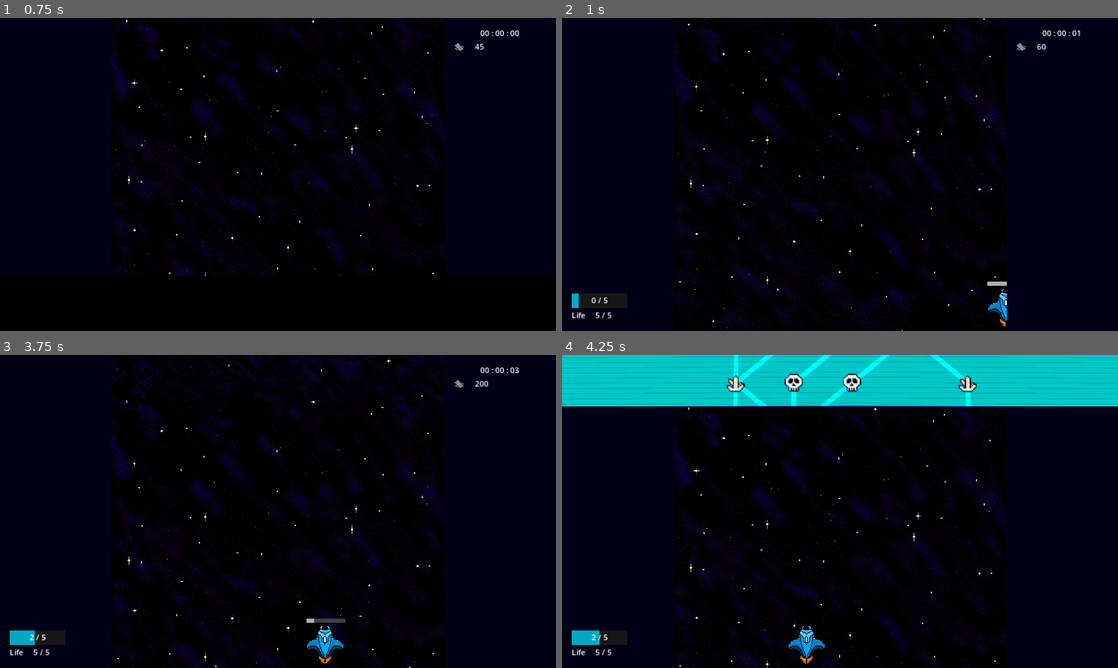
Above: before the commit, frames 1-4 (two rows, left to right).
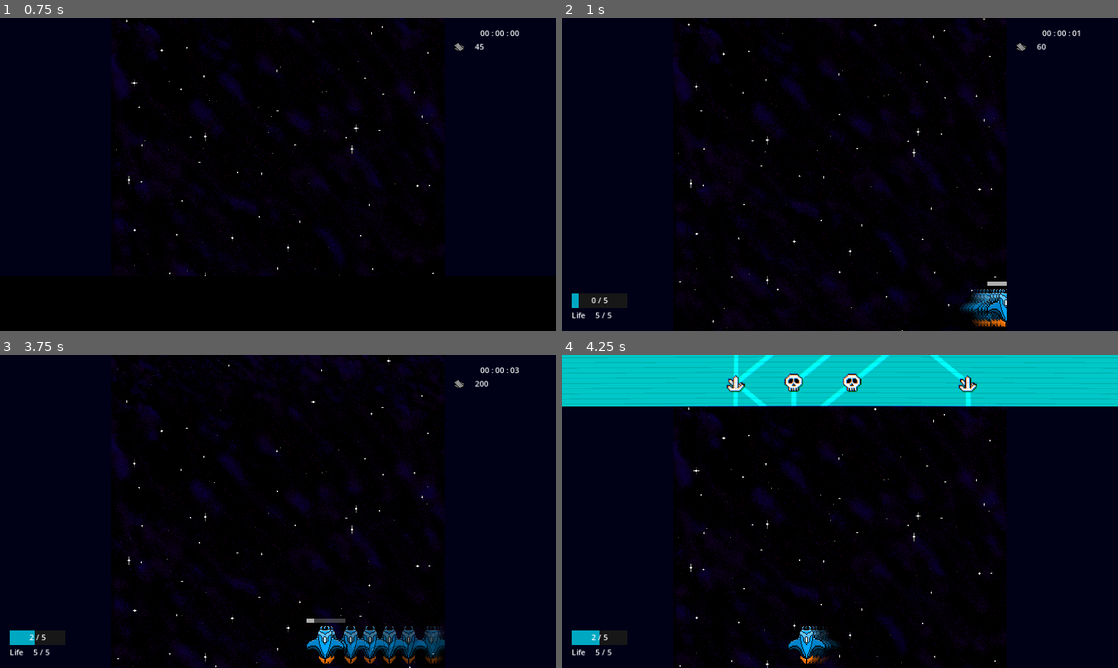
Above: after the commit, the same moments.

Repository: KHmamoune/Re-Invaded
Game: Godot game, scene res://Scenes/game.tscn
Same seed, same stepped clock (60 frames per second), same inputs: the game is played once before the commit and once after it. This scene is started directly instead of the project's main scene.
Inputs:
- Up to frame 1 (0.75 s): hold Right (move_right) from 0.53 s (still down); tap Shift (dash) at 0.6 s
- Up to frame 2 (1 s): keep holding Right (move_right); tap Z (shoot1) at 0.8 s
- Up to frame 3 (3.75 s): release Right (move_right) at 1.28 s; hold Down (move_down) 1.28-2.03 s; tap Z (shoot1) at 1.35 s; tap X (shoot2) at 1.55, 2.1 s; hold Right (move_right) 2.03-2.78 s; tap Space (shuffle) at 2.3, 2.85 s; hold Up (move_up) 2.78-3.53 s; tap Shift (dash) at 3.05, 3.6 s; hold Left (move_left) from 3.53 s (still down)
- Up to frame 4 (4.25 s): keep holding Left (move_left); tap Z (shoot1) at 3.8 s; tap Tab (show_map) at 4.15 s

Frame 1 is identical in both runs. In frame 2, 0.5% of the frame differs, in the area x 71-80%, y 86-99%; in frame 3, 1.3%, in the area x 55-80%, y 86-99%; in frame 4, 0.2%.
Error after the commit: Invalid access to property or key 'timeoutzzz' on a base object of type 'SceneTreeTimer'. (res://Scenes/player.gd:213)

Commit message:
added afterimages and an enemy death effect

Diff:
--- a/Scenes/Enemy.gd
+++ b/Scenes/Enemy.gd
@@ -7,6 +7,7 @@
 var is_dead: bool = false
 var scrap: int
 var status_effects: Dictionary = {}
+var color: Color = Color.WHITE
 
 
 @onready var drone: PackedScene = preload("res://Scenes/drone.tscn")
@@ -58,9 +59,18 @@
 
 	if hp <= 0 and !is_dead:
 		is_dead = true
+		play_death_effect()
 		$Hurtbox.set_deferred("disabled", true)
 		dead.emit(scrap)
 		queue_free()
+
+
+func play_death_effect():
+	var death_effect: Node = preload("res://Scenes/death_effect.tscn").instantiate()
+	death_effect.get_node("CPUParticles2D").color = color
+	death_effect.global_position = global_position
+	get_parent().add_child(death_effect)
+	death_effect.get_node("CPUParticles2D").emitting = true
 
 
 func hit_flash() -> void:
--- a/Scenes/Radar.gd
+++ b/Scenes/Radar.gd
@@ -8,6 +8,7 @@
 
 
 func _ready() -> void:
+	color = Color.DARK_BLUE
 	hp = 200
 	scrap = 200
 	$hp.text = str(hp)
--- /dev/null
+++ b/Scenes/after_image.gd
@@ -0,0 +1,7 @@
+extends Node2D
+
+
+func _ready() -> void:
+	var t: Tween = create_tween()
+	t.tween_property($Sprite2D, "modulate:a", 0, 0.2)
+	t.tween_callback(Callable(queue_free))
--- /dev/null
+++ b/Scenes/after_image.tscn
@@ -0,0 +1,8 @@
+[gd_scene load_steps=2 format=3 uid="uid://b3njxdag76lio"]
+
+[ext_resource type="Script" path="res://Scenes/after_image.gd" id="1_xhgej"]
+
+[node name="AfterImage" type="Node2D"]
+script = ExtResource("1_xhgej")
+
+[node name="Sprite2D" type="Sprite2D" parent="."]
--- a/Scenes/bomb.gd
+++ b/Scenes/bomb.gd
@@ -11,6 +11,9 @@
 func _ready() -> void:
 	$Timer.wait_time = time
 	$Timer.start()
+
+	if after_image_interval > 0:
+		play_after_image()
 
 	if target != null:
 		rotation_degrees = aim()
--- a/Scenes/bomb.tscn
+++ b/Scenes/bomb.tscn
@@ -74,6 +74,8 @@
 
 [node name="Timer" type="Timer" parent="."]
 
+[node name="AfterImageTimer" type="Timer" parent="."]
+
 [node name="Animations" type="AnimationPlayer" parent="."]
 libraries = {
 "": SubResource("AnimationLibrary_pj3k1")
@@ -81,3 +83,4 @@
 
 [connection signal="area_entered" from="." to="." method="_on_area_entered"]
 [connection signal="timeout" from="Timer" to="." method="_on_timer_timeout"]
+[connection signal="timeout" from="AfterImageTimer" to="." method="_on_after_image_timer_timeout"]
--- a/Scenes/bullet.gd
+++ b/Scenes/bullet.gd
@@ -9,6 +9,9 @@
 	$Hitbox.scale = hitbox_size
 	$Sprite2D.hframes = frames
 	$Sprite2D.texture = sprite
+
+	if after_image_interval > 0:
+		play_after_image()
 
 	if frames > 1:
 		var tween: Tween = create_tween()
--- a/Scenes/bullet.tscn
+++ b/Scenes/bullet.tscn
@@ -21,4 +21,7 @@
 scale = Vector2(0.3, 0.175)
 shape = SubResource("CapsuleShape2D_85s17")
 
+[node name="AfterImageTimer" type="Timer" parent="."]
+
 [connection signal="area_entered" from="." to="." method="_on_area_entered"]
+[connection signal="timeout" from="AfterImageTimer" to="." method="_on_after_image_timer_timeout"]
--- /dev/null
+++ b/Scenes/death_effect.gd
@@ -0,0 +1,5 @@
+extends Node2D
+
+
+func _on_cpu_particles_2d_finished() -> void:
+	queue_free()
--- /dev/null
+++ b/Scenes/death_effect.tscn
@@ -0,0 +1,26 @@
+[gd_scene load_steps=3 format=3 uid="uid://b5j61sn5ccfrv"]
+
+[ext_resource type="Script" path="res://Scenes/death_effect.gd" id="1_p06qp"]
+
+[sub_resource type="Curve" id="Curve_stdee"]
+_data = [Vector2(0, 1), 0.0, 0.0, 0, 0, Vector2(1, 0), 0.0, 0.0, 0, 0]
+point_count = 2
+
+[node name="DeathEffect" type="Node2D"]
+script = ExtResource("1_p06qp")
+
+[node name="CPUParticles2D" type="CPUParticles2D" parent="."]
+emitting = false
+amount = 50
+one_shot = true
+explosiveness = 0.9
+randomness = 0.5
+spread = 180.0
+gravity = Vector2(0, 0)
+initial_velocity_min = 100.0
+initial_velocity_max = 150.0
+scale_amount_min = 5.0
+scale_amount_max = 8.0
+scale_amount_curve = SubResource("Curve_stdee")
+
+[connection signal="finished" from="CPUParticles2D" to="." method="_on_cpu_particles_2d_finished"]
--- a/Scenes/drone.gd
+++ b/Scenes/drone.gd
@@ -11,6 +11,9 @@
 	$Sprite2D.texture = sprite
 
 	$Timer.start(time)
+
+	if after_image_interval > 0:
+		play_after_image()
 
 	if target != null:
 		rotation_degrees = aim()
--- a/Scenes/drone.tscn
+++ b/Scenes/drone.tscn
@@ -69,6 +69,8 @@
 
 [node name="Timer" type="Timer" parent="."]
 
+[node name="AfterImageTimer" type="Timer" parent="."]
+
 [node name="Animations" type="AnimationPlayer" parent="."]
 libraries = {
 "": SubResource("AnimationLibrary_pj3k1")
@@ -76,3 +78,4 @@
 
 [connection signal="area_entered" from="." to="." method="_on_area_entered"]
 [connection signal="timeout" from="Timer" to="." method="_on_timer_timeout"]
+[connection signal="timeout" from="AfterImageTimer" to="." method="_on_after_image_timer_timeout"]
--- a/Scenes/hex_shooter.gd
+++ b/Scenes/hex_shooter.gd
@@ -10,6 +10,7 @@
 
 
 func _ready() -> void:
+	color = Color.DIM_GRAY
 	area_entered.connect(_on_area_entered)
 	scrap = 20
 	hp = 50
--- a/Scenes/main_menu.tscn
+++ b/Scenes/main_menu.tscn
@@ -15,14 +15,14 @@
 shader = ExtResource("2_gft25")
 shader_parameter/speed = 0.1
 
+[sub_resource type="StyleBoxFlat" id="StyleBoxFlat_hpm3u"]
+bg_color = Color(0.6, 0.6, 0.6, 0)
+
+[sub_resource type="StyleBoxEmpty" id="StyleBoxEmpty_ail3y"]
+
+[sub_resource type="StyleBoxEmpty" id="StyleBoxEmpty_fd7lp"]
+
 [sub_resource type="StyleBoxFlat" id="StyleBoxFlat_j3lw3"]
-bg_color = Color(0.6, 0.6, 0.6, 0)
-
-[sub_resource type="StyleBoxEmpty" id="StyleBoxEmpty_ail3y"]
-
-[sub_resource type="StyleBoxEmpty" id="StyleBoxEmpty_fd7lp"]
-
-[sub_resource type="StyleBoxFlat" id="StyleBoxFlat_hpm3u"]
 bg_color = Color(0.6, 0.6, 0.6, 0)
 
 [sub_resource type="Animation" id="Animation_ncvel"]
@@ -140,10 +140,10 @@
 focus_neighbor_top = NodePath("../Quit")
 focus_neighbor_right = NodePath("../Options")
 focus_neighbor_bottom = NodePath("../Options")
-theme_override_styles/normal = SubResource("StyleBoxFlat_j3lw3")
-theme_override_styles/hover = SubResource("StyleBoxEmpty_ail3y")
-theme_override_styles/pressed = SubResource("StyleBoxEmpty_fd7lp")
-theme_override_styles/focus = SubResource("StyleBoxFlat_hpm3u")
+theme_override_styles/focus = SubResource("StyleBoxFlat_hpm3u")
+theme_override_styles/hover = SubResource("StyleBoxEmpty_ail3y")
+theme_override_styles/pressed = SubResource("StyleBoxEmpty_fd7lp")
+theme_override_styles/normal = SubResource("StyleBoxFlat_j3lw3")
 button_mask = 0
 text = "Start Game"
 
@@ -154,10 +154,10 @@
 focus_neighbor_top = NodePath("../Play")
 focus_neighbor_right = NodePath("../Extras")
 focus_neighbor_bottom = NodePath("../Extras")
-theme_override_styles/normal = SubResource("StyleBoxFlat_j3lw3")
-theme_override_styles/hover = SubResource("StyleBoxEmpty_ail3y")
-theme_override_styles/pressed = SubResource("StyleBoxEmpty_fd7lp")
-theme_override_styles/focus = SubResource("StyleBoxFlat_hpm3u")
+theme_override_styles/focus = SubResource("StyleBoxFlat_hpm3u")
+theme_override_styles/hover = SubResource("StyleBoxEmpty_ail3y")
+theme_override_styles/pressed = SubResource("StyleBoxEmpty_fd7lp")
+theme_override_styles/normal = SubResource("StyleBoxFlat_j3lw3")
 button_mask = 0
 text = "Options"
 
@@ -168,10 +168,10 @@
 focus_neighbor_top = NodePath("../Options")
 focus_neighbor_right = NodePath("../Quit")
 focus_neighbor_bottom = NodePath("../Quit")
-theme_override_styles/normal = SubResource("StyleBoxFlat_j3lw3")
-theme_override_styles/hover = SubResource("StyleBoxEmpty_ail3y")
-theme_override_styles/pressed = SubResource("StyleBoxEmpty_fd7lp")
-theme_override_styles/focus = SubResource("StyleBoxFlat_hpm3u")
+theme_override_styles/focus = SubResource("StyleBoxFlat_hpm3u")
+theme_override_styles/hover = SubResource("StyleBoxEmpty_ail3y")
+theme_override_styles/pressed = SubResource("StyleBoxEmpty_fd7lp")
+theme_override_styles/normal = SubResource("StyleBoxFlat_j3lw3")
 button_mask = 0
 text = "Extras"
 
@@ -182,10 +182,10 @@
 focus_neighbor_top = NodePath("../Extras")
 focus_neighbor_right = NodePath("../Play")
 focus_neighbor_bottom = NodePath("../Play")
-theme_override_styles/normal = SubResource("StyleBoxFlat_j3lw3")
-theme_override_styles/hover = SubResource("StyleBoxEmpty_ail3y")
-theme_override_styles/pressed = SubResource("StyleBoxEmpty_fd7lp")
-theme_override_styles/focus = SubResource("StyleBoxFlat_hpm3u")
+theme_override_styles/focus = SubResource("StyleBoxFlat_hpm3u")
+theme_override_styles/hover = SubResource("StyleBoxEmpty_ail3y")
+theme_override_styles/pressed = SubResource("StyleBoxEmpty_fd7lp")
+theme_override_styles/normal = SubResource("StyleBoxFlat_j3lw3")
 button_mask = 0
 text = "Quit"
 
--- a/Scenes/maxim.gd
+++ b/Scenes/maxim.gd
@@ -6,6 +6,7 @@
 
 
 func _ready() -> void:
+	color = Color.DARK_GREEN
 	area_entered.connect(_on_area_entered)
 	hp = 40
 	scrap = 20
--- a/Scenes/mine.gd
+++ b/Scenes/mine.gd
@@ -6,6 +6,7 @@
 
 
 func _ready() -> void:
+	color = Color.ORANGE
 	area_entered.connect(_on_area_entered)
 	hp = 10
 	scrap = 10
--- a/Scenes/player.gd
+++ b/Scenes/player.gd
@@ -135,6 +135,7 @@
 	dashing = true
 	$Hurtbox.disabled = true
 	speed *= 6
+	%AfterImageTimer.start()
 	%DashCooldownTimer.start()
 	%DashCooldownBar.visible = true
 	%DashTimer.start()
@@ -209,7 +210,9 @@
 func _on_dash_timer_timeout() -> void:
 	dashing = false
 	speed = default_speed
+	await get_tree().create_timer(0.05).timeoutzzz
 	$Hurtbox.disabled = false
+	%AfterImageTimer.stop()
 
 
 func _on_fire_cooldown_timer_timeout() -> void:
@@ -262,3 +265,13 @@
 	hurt = true
 	lose_health()
 	area.queue_free()
+
+
+func _on_after_image_timer_timeout():
+	var after_image_instance: Node = preload("res://Scenes/after_image.tscn").instantiate()
+	after_image_instance.get_node("Sprite2D").texture = $Sprite2D.texture
+	after_image_instance.get_node("Sprite2D").hframes = $Sprite2D.hframes
+	after_image_instance.scale = $Sprite2D.scale
+	after_image_instance.rotation = rotation
+	after_image_instance.global_position = global_position
+	get_parent().add_child(after_image_instance)
--- a/Scenes/player.tscn
+++ b/Scenes/player.tscn
@@ -1,17 +1,12 @@
-[gd_scene load_steps=14 format=3 uid="uid://b2kbgqqa53i6p"]
+[gd_scene load_steps=12 format=3 uid="uid://b2kbgqqa53i6p"]
 
 [ext_resource type="Script" path="res://Scenes/player.gd" id="1_7qrio"]
 [ext_resource type="Texture2D" uid="uid://681us65p416x" path="res://Images/Characters/code_blue.png" id="2_4dwqm"]
-[ext_resource type="Script" path="res://Scenes/Trail.gd" id="3_avw75"]
 [ext_resource type="PackedScene" uid="uid://bw4lnil0db42v" path="res://Scenes/status_effects_bar.tscn" id="4_b1vtg"]
 
 [sub_resource type="CapsuleShape2D" id="CapsuleShape2D_wdmk6"]
 radius = 5.0
 height = 18.0
-
-[sub_resource type="Curve" id="Curve_m6j0u"]
-_data = [Vector2(0, 1), 0.0, 0.0, 0, 0, Vector2(1, 0), 0.0, 0.0, 0, 0]
-point_count = 2
 
 [sub_resource type="StyleBoxFlat" id="StyleBoxFlat_d54ys"]
 bg_color = Color(0.414704, 0.414704, 0.414704, 0.588235)
@@ -119,14 +114,6 @@
 shape = SubResource("CapsuleShape2D_wdmk6")
 debug_color = Color(1, 0.00193534, 0.0769507, 0.42)
 
-[node name="Trail" type="Line2D" parent="."]
-unique_name_in_owner = true
-top_level = true
-width_curve = SubResource("Curve_m6j0u")
-default_color = Color(0.382606, 0.96406, 1, 1)
-script = ExtResource("3_avw75")
-max_length = 20
-
 [node name="FireCooldownTimer" type="Timer" parent="."]
 unique_name_in_owner = true
 one_shot = true
@@ -150,6 +137,10 @@
 [node name="InvincibilityTimer" type="Timer" parent="."]
 unique_name_in_owner = true
 one_shot = true
+
+[node name="AfterImageTimer" type="Timer" parent="."]
+unique_name_in_owner = true
+wait_time = 0.02
 
 [node name="DashCooldownBar" type="ProgressBar" parent="."]
 unique_name_in_owner = true
@@ -195,3 +186,4 @@
 [connection signal="timeout" from="DashCooldownTimer" to="." method="_on_dash_cooldown_timer_timeout"]
 [connection signal="timeout" from="FreezeTimer" to="." method="_on_freeze_timer_timeout"]
 [connection signal="timeout" from="InvincibilityTimer" to="." method="_on_invincibility_timer_timeout"]
+[connection signal="timeout" from="AfterImageTimer" to="." method="_on_after_image_timer_timeout"]
--- a/Scenes/projectile.gd
+++ b/Scenes/projectile.gd
@@ -25,6 +25,8 @@
 var sprite: Texture
 var wait_time: float = 0
 var marker_type: String = ""
+var after_image_interval: float = 0
+var after_image_delay: float = 0
 
 
 func shoot(bullet: Node, _seconds: float, sfx: AudioStream = Audio.sfx_shoot) -> void:
@@ -97,3 +99,17 @@
 		elif tween["value"].y != 0:
 			t.tween_property(self, "position:y", position.y + tween["value"].y, tween["dur"]).set_trans(Tween.TRANS_CUBIC).set_ease(Tween.EASE_OUT)
 		await t.finished
+
+func play_after_image():
+	$AfterImageTimer.wait_time = after_image_interval
+	await get_tree().create_timer(after_image_delay).timeout
+	$AfterImageTimer.start()
+
+func _on_after_image_timer_timeout():
+	var after_image_instance: Node = preload("res://Scenes/after_image.tscn").instantiate()
+	after_image_instance.get_node("Sprite2D").texture = $Sprite2D.texture
+	after_image_instance.get_node("Sprite2D").hframes = $Sprite2D.hframes
+	after_image_instance.scale = $Sprite2D.scale
+	after_image_instance.rotation = rotation
+	after_image_instance.global_position = global_position
+	get_parent().add_child(after_image_instance)
--- a/Scenes/security_system.gd
+++ b/Scenes/security_system.gd
@@ -187,6 +187,7 @@
 		{"delay": 1, "value": Vector2(randi_range(0, 150), randi_range(-50, 50)), "dur": 0.5},
 		{"delay": 1, "value": Vector2(600, 0), "dur": 0.5},
 	])
+	drone1.set_after_image(0.1, 0.02)
 
 	drone1.play(self)
 
--- a/Scenes/splice.gd
+++ b/Scenes/splice.gd
@@ -8,6 +8,7 @@
 
 
 func _ready() -> void:
+	color = Color.DARK_ORANGE
 	hp = 200
 	scrap = 200
 	$hp.text = str(hp)
--- a/Scenes/starly.gd
+++ b/Scenes/starly.gd
@@ -9,6 +9,7 @@
 
 
 func _ready() -> void:
+	color = Color.WEB_GRAY
 	hp = 200
 	scrap = 200
 	$hp.text = str(hp)
--- a/Scenes/turret.gd
+++ b/Scenes/turret.gd
@@ -6,6 +6,7 @@
 
 
 func _ready() -> void:
+	color = Color.WEB_GRAY
 	area_entered.connect(_on_area_entered)
 	scrap = 10
 	hp = 40
--- a/Scripts/Card.gd
+++ b/Scripts/Card.gd
@@ -133,6 +133,8 @@
 	var bullet_hitbox_size: Vector2 = Vector2(0.3, 0.175)
 	var marker_type: String = ""
 	var marker_duration: float =  0
+	var after_image_delay: float = 0
+	var after_image_interval: float = 0
 
 
 	func _init(bt: PackedScene, bam: int, fam: int, fan: Array, fde: float, bsp: float, fpo: Array, bra: float, bda: int) -> void:
@@ -248,6 +250,9 @@
 			bullet.marker_type = marker_type
 			bullet.wait_time = marker_duration
 
+		bullet.after_image_delay = after_image_delay
+		bullet.after_image_interval = after_image_interval
+
 		return bullet
 
 	func set_laser_stats(i: int, player: Node) -> Node:
@@ -355,6 +360,10 @@
 		marker_type = type
 		marker_duration = time
 
+	func set_after_image(aid, aii):
+		after_image_delay = aid
+		after_image_interval = aii
+
 	func get_position(j: int) -> Vector2:
 		if len(fire_positions) > 1:
 			return fire_positions[j]
--- a/Scripts/Map.gd
+++ b/Scripts/Map.gd
@@ -136,7 +136,7 @@
 	func setup_rooms() -> void:
 		for room: Room in map_data[0]:
 			if room.next_rooms.size() > 0:
-				room.type = Type.RESOURCE #change this to change starting rooms type
+				room.type = Type.BOSS #change this to change starting rooms type
 
 		for room: Room in map_data[FLOOR_COUNT - 2]:
 			if room.next_rooms.size() > 0:
--- a/project.godot
+++ b/project.godot
@@ -12,7 +12,7 @@
 
 config/name="Re-Invaded"
 run/main_scene="res://Scenes/main_menu.tscn"
-config/features=PackedStringArray("4.2", "GL Compatibility")
+config/features=PackedStringArray("4.3", "GL Compatibility")
 config/icon="res://icon.svg"
 
 [autoload]
@@ -39,10 +39,10 @@
 
 ui_accept={
 "deadzone": 0.5,
-"events": [Object(InputEventKey,"resource_local_to_scene":fa …(174 unchanged characters)… l_keycode":0,"key_label":0,"unicode":0,"echo":false,"script":null)
-, Object(InputEventKey,"resource_local_to_scene":false,"reso …(165 unchanged characters)… l_keycode":0,"key_label":0,"unicode":0,"echo":false,"script":null)
-, Object(InputEventKey,"resource_local_to_scene":false,"resource_name":"","device":0,"window_id":0,"alt_pressed":false,"shift_pressed":false,"ctrl_pressed":false,"meta_pressed":false,"pressed":false,"keycode":32,"physical_keycode":0,"key_label":0,"unicode":32,"echo":false,"script":null)
-, Object(InputEventKey,"resource_local_to_scene":false,"reso …(163 unchanged characters)… eycode":90,"key_label":0,"unicode":122,"echo":false,"script":null)
+"events": [Object(InputEventKey,"resource_local_to_scene":fa …(174 unchanged characters)… l_keycode":0,"key_label":0,"unicode":0,"location":0,"echo":false,"script":null)
+, Object(InputEventKey,"resource_local_to_scene":false,"reso …(165 unchanged characters)… l_keycode":0,"key_label":0,"unicode":0,"location":0,"echo":false,"script":null)
+, Object(InputEventKey,"resource_local_to_scene":false,"resource_name":"","device":0,"window_id":0,"alt_pressed":false,"shift_pressed":false,"ctrl_pressed":false,"meta_pressed":false,"pressed":false,"keycode":32,"physical_keycode":0,"key_label":0,"unicode":32,"location":0,"echo":false,"script":null)
+, Object(InputEventKey,"resource_local_to_scene":false,"reso …(163 unchanged characters)… eycode":90,"key_label":0,"unicode":122,"location":0,"echo":false,"script":null)
 ]
 }
 ui_focus_next={
@@ -55,43 +55,43 @@
 }
 move_left={
 "deadzone": 0.5,
-"events": [Object(InputEventKey,"resource_local_to_scene":fa …(175 unchanged characters)… ode":4194319,"key_label":0,"unicode":0,"echo":false,"script":null)
+"events": [Object(InputEventKey,"resource_local_to_scene":fa …(175 unchanged characters)… ode":4194319,"key_label":0,"unicode":0,"location":0,"echo":false,"script":null)
 ]
 }
 move_right={
 "deadzone": 0.5,
-"events": [Object(InputEventKey,"resource_local_to_scene":fa …(175 unchanged characters)… ode":4194321,"key_label":0,"unicode":0,"echo":false,"script":null)
+"events": [Object(InputEventKey,"resource_local_to_scene":fa …(175 unchanged characters)… ode":4194321,"key_label":0,"unicode":0,"location":0,"echo":false,"script":null)
 ]
 }
 move_up={
 "deadzone": 0.5,
-"events": [Object(InputEventKey,"resource_local_to_scene":fa …(175 unchanged characters)… ode":4194320,"key_label":0,"unicode":0,"echo":false,"script":null)
+"events": [Object(InputEventKey,"resource_local_to_scene":fa …(175 unchanged characters)… ode":4194320,"key_label":0,"unicode":0,"location":0,"echo":false,"script":null)
 ]
 }
 move_down={
 "deadzone": 0.5,
-"events": [Object(InputEventKey,"resource_local_to_scene":fa …(175 unchanged characters)… ode":4194322,"key_label":0,"unicode":0,"echo":false,"script":null)
+"events": [Object(InputEventKey,"resource_local_to_scene":fa …(175 unchanged characters)… ode":4194322,"key_label":0,"unicode":0,"location":0,"echo":false,"script":null)
 ]
 }
 shoot1={
 "deadzone": 0.5,
-"events": [Object(InputEventKey,"resource_local_to_scene":fa …(172 unchanged characters)… eycode":90,"key_label":0,"unicode":122,"echo":false,"script":null)
+"events": [Object(InputEventKey,"resource_local_to_scene":fa …(172 unchanged characters)… eycode":90,"key_label":0,"unicode":122,"location":0,"echo":false,"script":null)
 ]
 }
 shoot2={
 "deadzone": 0.5,
-"events": [Object(InputEventKey,"resource_local_to_scene":fa …(172 unchanged characters)… eycode":88,"key_label":0,"unicode":120,"echo":false,"script":null)
+"events": [Object(InputEventKey,"resource_local_to_scene":fa …(172 unchanged characters)… eycode":88,"key_label":0,"unicode":120,"location":0,"echo":false,"script":null)
 ]
 }
 dash={
 "deadzone": 0.5,
-"events": [Object(InputEventKey,"resource_local_to_scene":fa …(175 unchanged characters)… ode":4194325,"key_label":0,"unicode":0,"echo":false,"script":null)
+"events": [Object(InputEventKey,"resource_local_to_scene":fa …(175 unchanged characters)… ode":4194325,"key_label":0,"unicode":0,"location":0,"echo":false,"script":null)
 ]
 }
 pause={
 "deadzone": 0.5,
-"events": [Object(InputEventKey,"resource_local_to_scene":fa …(174 unchanged characters)… ode":4194305,"key_label":0,"unicode":0,"echo":false,"script":null)
-, Object(InputEventKey,"resource_local_to_scene":false,"reso …(166 unchanged characters)… ode":4194329,"key_label":0,"unicode":0,"echo":false,"script":null)
+"events": [Object(InputEventKey,"resource_local_to_scene":fa …(174 unchanged characters)… ode":4194305,"key_label":0,"unicode":0,"location":0,"echo":false,"script":null)
+, Object(InputEventKey,"resource_local_to_scene":false,"reso …(166 unchanged characters)… ode":4194329,"key_label":0,"unicode":0,"location":0,"echo":false,"script":null)
 ]
 }
 left_mouse={
@@ -101,22 +101,22 @@
 }
 show_deck={
 "deadzone": 0.5,
-"events": [Object(InputEventKey,"resource_local_to_scene":fa …(172 unchanged characters)… eycode":73,"key_label":0,"unicode":105,"echo":false,"script":null)
+"events": [Object(InputEventKey,"resource_local_to_scene":fa …(172 unchanged characters)… eycode":73,"key_label":0,"unicode":105,"location":0,"echo":false,"script":null)
 ]
 }
 show_map={
 "deadzone": 0.5,
-"events": [Object(InputEventKey,"resource_local_to_scene":fa …(175 unchanged characters)… ode":4194306,"key_label":0,"unicode":0,"echo":false,"script":null)
+"events": [Object(InputEventKey,"resource_local_to_scene":fa …(175 unchanged characters)… ode":4194306,"key_label":0,"unicode":0,"location":0,"echo":false,"script":null)
 ]
 }
 shuffle={
 "deadzone": 0.5,
-"events": [Object(InputEventKey,"resource_local_to_scene":fa …(171 unchanged characters)… keycode":32,"key_label":0,"unicode":32,"echo":false,"script":null)
+"events": [Object(InputEventKey,"resource_local_to_scene":fa …(171 unchanged characters)… keycode":32,"key_label":0,"unicode":32,"location":0,"echo":false,"script":null)
 ]
 }
 speed_up={
 "deadzone": 0.5,
-"events": [Object(InputEventKey,"resource_local_to_scene":fa …(175 unchanged characters)… ode":4194326,"key_label":0,"unicode":0,"echo":false,"script":null)
+"events": [Object(InputEventKey,"resource_local_to_scene":fa …(175 unchanged characters)… ode":4194326,"key_label":0,"unicode":0,"location":0,"echo":false,"script":null)
 ]
 }
 
